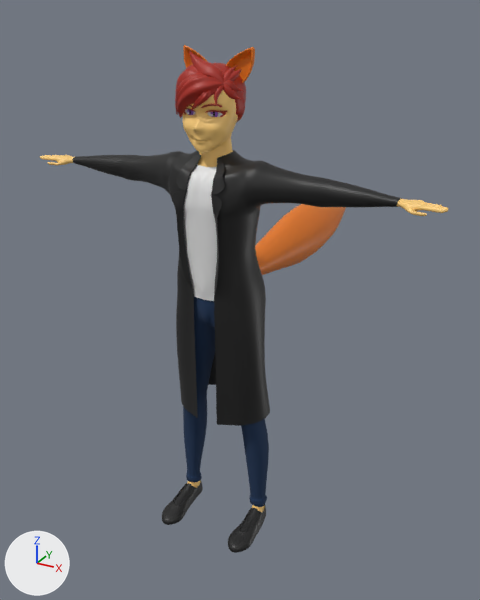
Two versions of the FBX model Assets/Modelos/ProtaEspada.fbx, one commit apart.
Camera for both pictures: a 50 mm lens placed at (1.135, -1.942, 1.937), pointed at (-0.134, 0.366, 0.783). Arrows for +X, +Y and +Z are at lower left; the lights stay in place. Where no turn or scale is listed for an object, it has been applied to the vertices.

Script lines for the objects in view, before the commit:
```python
me_circle_017 = bpy.data.meshes.new('Circle.017')
me_circle_017.from_pydata(...)  # 3173 vertices, 3048 faces; spans x -0.625..0.625, y -0.174..0.12, z 0.549..1.555
me_circle_017.materials.append(mat_material_004)  # black #191919
me_circle_018 = bpy.data.meshes.new('Circle.018')
me_circle_018.from_pydata(...)  # 429 vertices, 398 faces; spans x -0.257..0.257, y -0.158..0.091, z 1.055..1.538
me_circle_019 = bpy.data.meshes.new('Circle.019')
me_circle_019.from_pydata(...)  # 2363 vertices, 2328 faces; spans x -0.189..0.189, y -0.139..0.081, z 0.13..1.127
me_circle_019.materials.append(mat_material_006)  # dark blue #193253
ob_gabardina = bpy.data.objects.new('Gabardina', me_circle_017)
ob_gabardina.location = (0.0, 0.0, -0.048)
ob_pantalones = bpy.data.objects.new('Pantalones', me_circle_019)
ob_pantalones.location = (0.0, 0.0, -0.048)
ob_polera = bpy.data.objects.new('Polera', me_circle_018)
ob_polera.location = (0.0, 0.0, -0.048)
# also in view: 'Cuerpo' at (0.0, -0.064, 0.891); 'Orejas' at (0.0, -0.009, 1.768); 'Cola' at (0.0, 0.631, 1.014); 'Mechon1Base.001' at (-0.011, -0.14, 1.681); 'Zapatos' at (0.0, -0.091, 0.041)
```
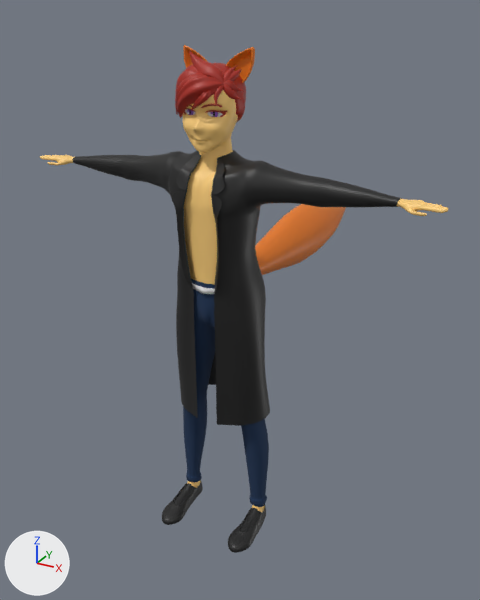
The change, as a list of edits to the scene's bpy script:
```text
Remove ob_polera:
    ob_polera = bpy.data.objects.new('Polera', me_circle_018)
    ob_polera.location = (0.0, 0.0, -0.048)
```

Changed parts and their boxes [x1, y1, x2, y2] in the pictures (480 x 600 px):
'Polera', deleted
    before: [184, 164, 217, 301]
